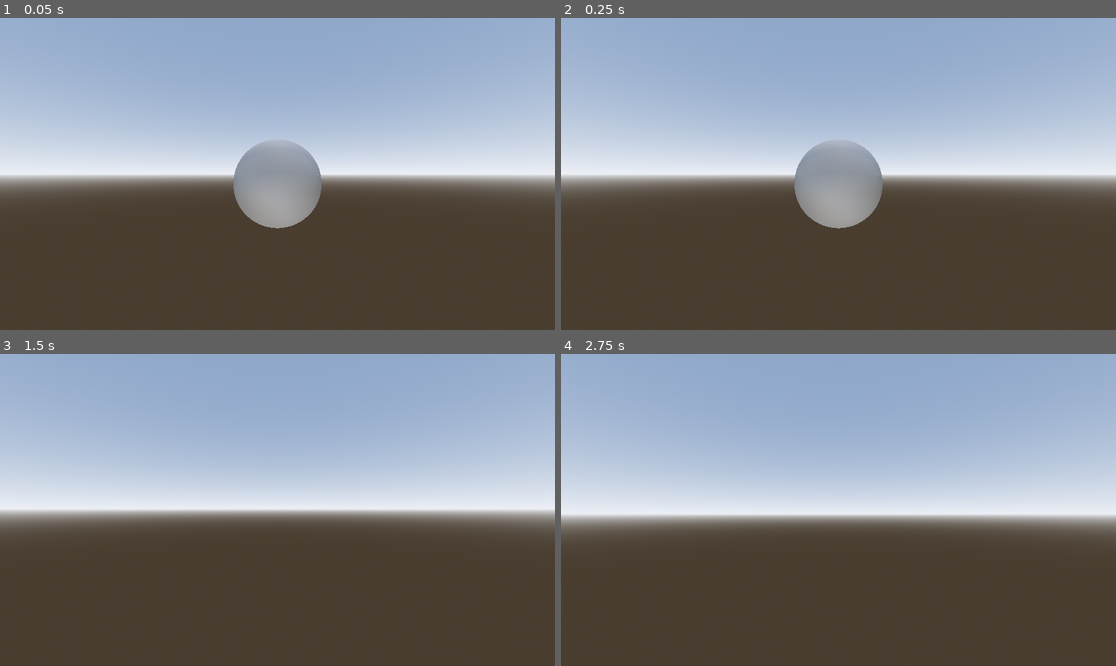
Above: before the commit, frames 1-4 (two rows, left to right).
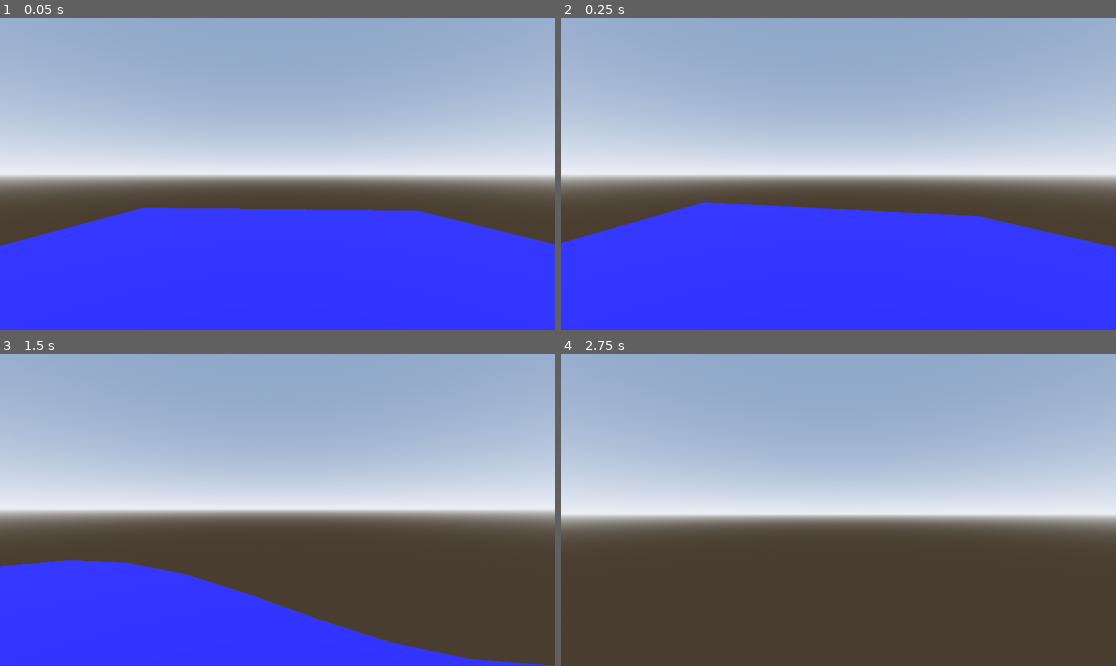
Above: after the commit, the same moments.

Repository: valdi7913/GMI2025
Game: Godot game, scene res://Scripts/world.tscn
Two runs of this game, one before a commit and one after it. Both use one fixed random seed, a clock stepped at 60 frames per second and the inputs below.
Inputs (mouse positions are in pixels of both pictures, inside the frame that each line leads up to):
- Up to frame 1 (0.05 s): no input
- Up to frame 2 (0.25 s): no input
- Up to frame 3 (1.5 s): move the mouse to (305, 510) at 0.52 s; hold W (forwards) from 0.53 s (still down); move the mouse to (249, 510) at 1.27 s
- Up to frame 4 (2.75 s): keep holding W (forwards); move the mouse to (849, 503) at 2.02 s

The runs differ from the first frame. In frame 1, 39% of the frame differs, in the area x 0-100%, y 39-100%; in frame 2, 39%; in frame 3, 19%; in frame 4, nothing differs.

Commit message:
low polly waves

Diff:
--- a/Scripts/Camera3D.gd
+++ b/Scripts/Camera3D.gd
@@ -31,25 +31,18 @@
 	var direction = Vector3(0,0,0);
 
 	if(Input.is_action_pressed("forwards")):
-		print("forward")
 		direction -= self.get_global_transform().basis.z
-
 	elif(Input.is_action_pressed("backwards")):
-		print("backwards")
 		direction += self.get_global_transform().basis.z;
 
 	if(Input.is_action_pressed("left")):
-		print("left")
 		direction -= self.get_global_transform().basis.x;
 	elif(Input.is_action_pressed("right")):
-		print("right")
 		direction += self.get_global_transform().basis.x;
 
 	if(Input.is_action_pressed("up")):
-		print("up")
 		direction.y += 1;
 	elif(Input.is_action_pressed("down")):
-		print("down")
 		direction.y -= 1;
 
 	position += direction.normalized() * SPEED * delta;
--- a/Scripts/SeaMesh.gd
+++ /dev/null
@@ -1,48 +0,0 @@
-extends MeshInstance3D
-
-const SIZE_X = 100
-const SIZE_Z = 100
-const STEP = 1.0
-
-func _ready():
-	var mesh = generate_grid_mesh(SIZE_X, SIZE_Z, STEP)
-	self.mesh = mesh
-
-func generate_grid_mesh(width: int, depth: int, step: float) -> ArrayMesh:
-	var mesh = ArrayMesh.new()
-	var vertices = PackedVector3Array()
-	var indices = PackedInt32Array()
-	var uvs = PackedVector2Array()
-
-	# Generate vertices and UVs
-	for z in range(depth):
-		for x in range(width):
-			vertices.append(Vector3(x * step, 0.0, z * step))
-			uvs.append(Vector2(x / float(width - 1), z / float(depth - 1)))
-
-	# Generate triangle indices (two triangles per square)
-	for z in range(depth - 1):
-		for x in range(width - 1):
-			var top_left = z * width + x
-			var top_right = top_left + 1
-			var bottom_left = top_left + width
-			var bottom_right = bottom_left + 1
-
-			# First triangle
-			indices.append(top_left)
-			indices.append(bottom_left)
-			indices.append(top_right)
-
-			# Second triangle
-			indices.append(top_right)
-			indices.append(bottom_left)
-			indices.append(bottom_right)
-
-	var arrays = []
-	arrays.resize(Mesh.ARRAY_MAX)
-	arrays[Mesh.ARRAY_VERTEX] = vertices
-	arrays[Mesh.ARRAY_INDEX] = indices
-	arrays[Mesh.ARRAY_TEX_UV] = uvs
-
-	mesh.add_surface_from_arrays(Mesh.PRIMITIVE_TRIANGLES, arrays)
-	return mesh
--- /dev/null
+++ b/Scripts/generate_mesh.gd
@@ -0,0 +1,36 @@
+@tool
+extends MeshInstance3D
+
+@export var width: int = 100
+@export var depth: int = 100
+@export var step: float = 1.0
+
+func _ready():
+	print("hello")
+	if Engine.is_editor_hint():
+		mesh = generate_grid_mesh(width, depth, step)
+
+func generate_grid_mesh(width: int, depth: int, step: float) -> ArrayMesh:
+	var mesh = ArrayMesh.new()
+	var vertices = PackedVector3Array()
+	var indices = PackedInt32Array()
+
+	for z in range(depth):
+		for x in range(width):
+			vertices.append(Vector3(x * step, 0.0, z * step))
+
+	for z in range(depth - 1):
+		for x in range(width - 1):
+			var i = z * width + x
+			var iR = i + 1
+			var iD = i + width
+			var iDR = i + width + 1
+			indices.append_array([i, iD, iR, iR, iD, iDR])
+
+	var arrays = []
+	arrays.resize(Mesh.ARRAY_MAX)
+	arrays[Mesh.ARRAY_VERTEX] = vertices
+	arrays[Mesh.ARRAY_INDEX] = indices
+
+	mesh.add_surface_from_arrays(Mesh.PRIMITIVE_TRIANGLES, arrays)
+	return mesh
--- a/Scripts/sea.gdshader
+++ b/Scripts/sea.gdshader
@@ -1,13 +1,21 @@
 shader_type spatial;
+uniform float frequency : hint_range(0, 1, 0.01);
+uniform float amplitude : hint_range(0, 1, 0.01);
+uniform float ambient : hint_range(0, 1, 0.01);
+uniform int sineN : hint_range(0,10,1);
 
 void vertex() {
-	float freq = 3.0f;
+
 	// Called for every vertex the material is visible on.
-	VERTEX.y += 0.5 * (sin(freq * TIME * VERTEX.x * VERTEX.z));
+	for(int i = 1; i < sineN + 1; i++) {
+		float divisor = float(i);
+		VERTEX.y += amplitude * sin(frequency/divisor * TIME * VERTEX.x * VERTEX.z);
+	}
 }
 
 void fragment() {
 	// Called for every pixel the material is visible on.
+	ALBEDO = vec3(.1,.1,1.0);
 }
 
 //void light() {
--- a/Scripts/world.tscn
+++ b/Scripts/world.tscn
@@ -1,7 +1,9 @@
-[gd_scene load_steps=6 format=3 uid="uid://ca0cunhruy5mh"]
+[gd_scene load_steps=12 format=3 uid="uid://ca0cunhruy5mh"]
 
 [ext_resource type="Script" path="res://World.gd" id="1_lb3kx"]
+[ext_resource type="Shader" path="res://Scripts/sea.gdshader" id="2_3bibp"]
 [ext_resource type="PackedScene" uid="uid://bk7vocl1ropux" path="res://Assets/Player.tscn" id="2_w75xp"]
+[ext_resource type="Script" path="res://Scripts/generate_mesh.gd" id="3_h8bkk"]
 
 [sub_resource type="ProceduralSkyMaterial" id="ProceduralSkyMaterial_fsb6o"]
 
@@ -15,6 +17,33 @@
 ambient_light_source = 3
 ambient_light_color = Color(0.745098, 0.764706, 0.984314, 1)
 
+[sub_resource type="StandardMaterial3D" id="StandardMaterial3D_p6fsb"]
+albedo_color = Color(0.933333, 0.576471, 0.843137, 1)
+metallic = 0.41
+
+[sub_resource type="ShaderMaterial" id="ShaderMaterial_y5hm7"]
+render_priority = 0
+shader = ExtResource("2_3bibp")
+shader_parameter/frequency = 0.1
+shader_parameter/amplitude = 0.23
+shader_parameter/ambient = null
+shader_parameter/sineN = 3
+
+[sub_resource type="ShaderMaterial" id="ShaderMaterial_0jucf"]
+render_priority = 0
+shader = ExtResource("2_3bibp")
+shader_parameter/frequency = 0.14
+shader_parameter/amplitude = 0.37
+shader_parameter/ambient = null
+shader_parameter/sineN = null
+
+[sub_resource type="QuadMesh" id="QuadMesh_a6tc2"]
+material = SubResource("ShaderMaterial_0jucf")
+size = Vector2(10, 10)
+subdivide_width = 10
+subdivide_depth = 9
+orientation = 1
+
 [node name="World" type="Node3D"]
 script = ExtResource("1_lb3kx")
 
@@ -26,8 +55,16 @@
 
 [node name="CSGSphere3D" type="CSGSphere3D" parent="."]
 transform = Transform3D(1, 0, 0, 0, 1, 0, 0, 0, 1, 0, 0.523709, 0)
+visible = false
+material_override = SubResource("StandardMaterial3D_p6fsb")
 radial_segments = 25
 rings = 25
 
 [node name="Player" parent="." instance=ExtResource("2_w75xp")]
-transform = Transform3D(1, 0, 0, 0, 1, 0, 0, 0, 1, 0, 0.63102, 2.34102)
+transform = Transform3D(1, 0, 0, 0, 1, 0, 0, 0, 1, -0.0130842, 1.31602, 2.34102)
+
+[node name="Sea" type="MeshInstance3D" parent="."]
+transform = Transform3D(1, 0, 0, 0, 1, 0, 0, 0, 1, 0.0955362, 0.0361633, -0.0578094)
+material_override = SubResource("ShaderMaterial_y5hm7")
+mesh = SubResource("QuadMesh_a6tc2")
+script = ExtResource("3_h8bkk")
--- a/World.gd
+++ b/World.gd
@@ -1,54 +1,4 @@
 extends Node3D
-
-func _ready():
-	var mesh = generate_grid_mesh(100, 100, 1.0)
-
-	var mesh_instance = MeshInstance3D.new()
-	mesh_instance.mesh = mesh
-	add_child(mesh_instance)
-
-	var light = DirectionalLight3D.new()
-	light.rotation_degrees = Vector3(45, 0, 0)
-	add_child(light)
-
-func generate_grid_mesh(width: int, depth: int, step: float) -> ArrayMesh:
-	var mesh = ArrayMesh.new()
-	var vertices = PackedVector3Array()
-	var indices = PackedInt32Array()
-	var uvs = PackedVector2Array()
-
-	# Generate vertices and UVs
-	for z in range(depth):
-		for x in range(width):
-			vertices.append(Vector3(x * step, 0.0, z * step))
-			uvs.append(Vector2(x / float(width - 1), z / float(depth - 1)))
-
-	# Generate triangle indices (two triangles per square)
-	for z in range(depth - 1):
-		for x in range(width - 1):
-			var top_left = z * width + x
-			var top_right = top_left + 1
-			var bottom_left = top_left + width
-			var bottom_right = bottom_left + 1
-
-			# First triangle
-			indices.append(top_left)
-			indices.append(bottom_left)
-			indices.append(top_right)
-
-			# Second triangle
-			indices.append(top_right)
-			indices.append(bottom_left)
-			indices.append(bottom_right)
-
-	var arrays = []
-	arrays.resize(Mesh.ARRAY_MAX)
-	arrays[Mesh.ARRAY_VERTEX] = vertices
-	arrays[Mesh.ARRAY_INDEX] = indices
-	arrays[Mesh.ARRAY_TEX_UV] = uvs
-
-	mesh.add_surface_from_arrays(Mesh.PRIMITIVE_TRIANGLES, arrays)
-	return mesh
 
 func _process(delta):
 	if(Input.is_action_just_pressed("escape")):
